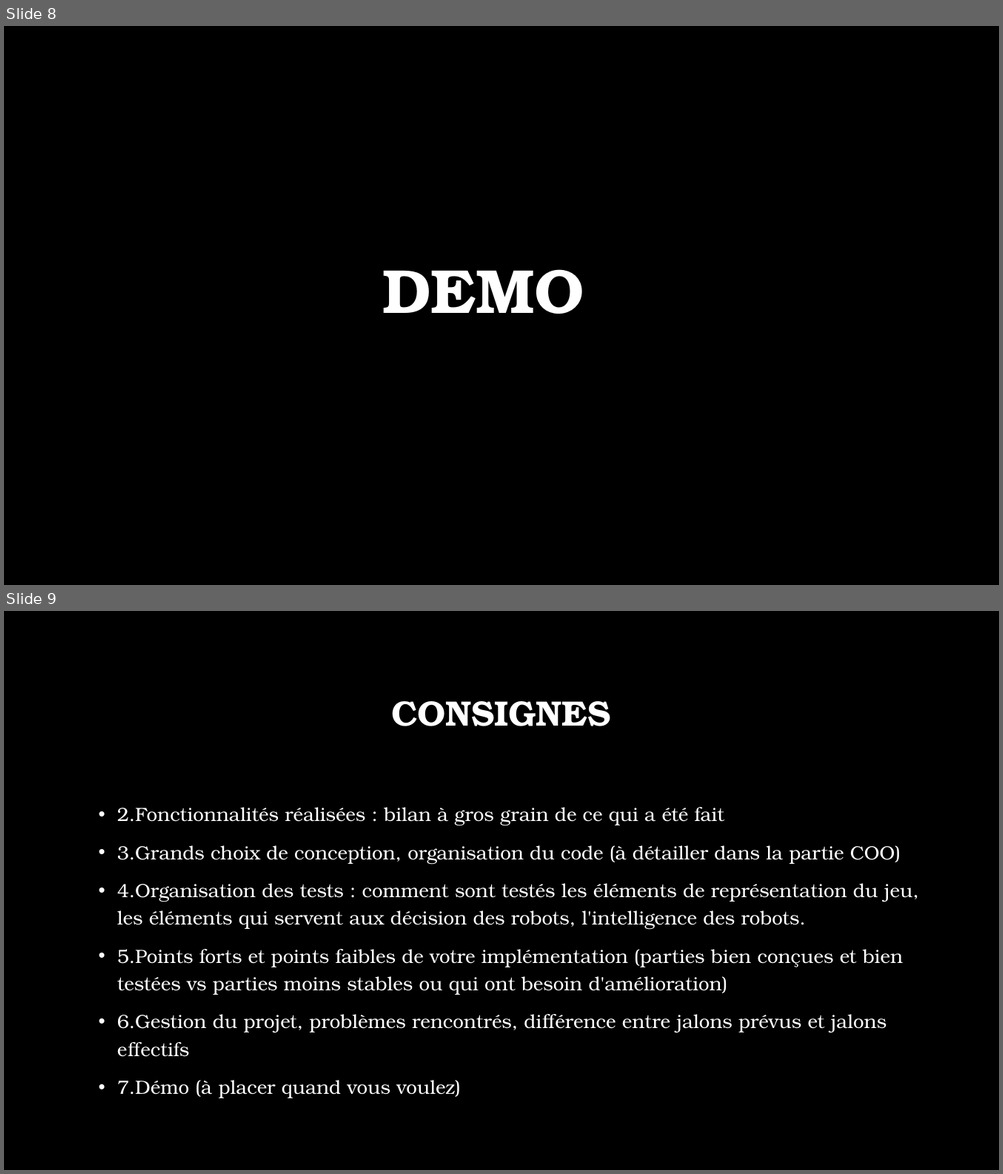
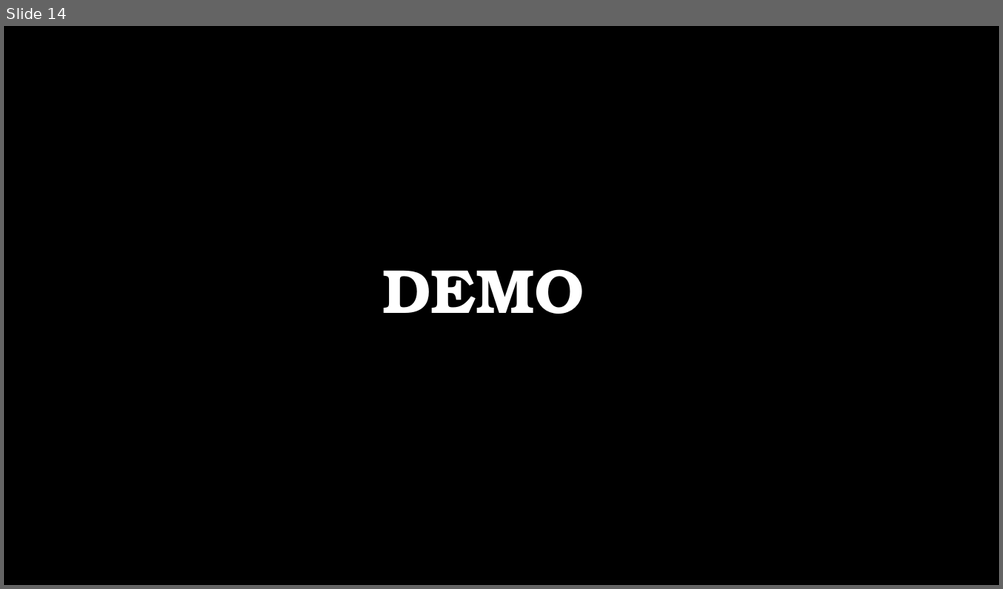
Before and after one commit to Reda066/7WondersProjet, a slide deck: Documentation/PROJET DEVELOPPEMENT.pptx. Shown one above the other, each under a label of ours: slides 8 and 9 before the commit, slide 14 after it. The pictures are 1003x1174 and 1003x589 pixels, drawn with LibreOffice and Linux fonts; fonts in the diff are those of the drawing; background and template pictures are left out. Boxes give left, top, right and bottom in pixels: in the first picture for what was removed or moved away, otherwise in the second. Text is boxed around its words. In the diff, an @@ line names an element or a change of style, - is before the commit and + after.

```diff
--- a/Documentation/PROJET DEVELOPPEMENT.pptx
+++ b/Documentation/PROJET DEVELOPPEMENT.pptx
@@ slide 9 removed at (4,611,999,1170), background picture (left out) @@
@@ title removed at (391,701,610,726) @@
-CONSIGNES
@@ text removed at (117,807,919,1099) @@
-• 2.Fonctionnalités réalisées : bilan à gros grain de ce qui a été fait
-• 3.Grands choix de conception, organisation du code (à détailler dans la partie COO)
-• 4.Organisation des tests : comment sont testés les éléments de représentation du jeu, les éléments qui servent aux décision des robots, l'intelligence des robots.
-• 5.Points forts et points faibles de votre implémentation (parties bien conçues et bien testées vs parties moins stables ou qui ont besoin d'amélioration)
-• 6.Gestion du projet, problèmes rencontrés, différence entre jalons prévus et jalons effectifs
-• 7.Démo (à placer quand vous voulez)
@@ what was slide 8 is now slide 14 @@
```
Also in this commit, not shown: 1 slide changed, 7 slides added, 1 other file.
